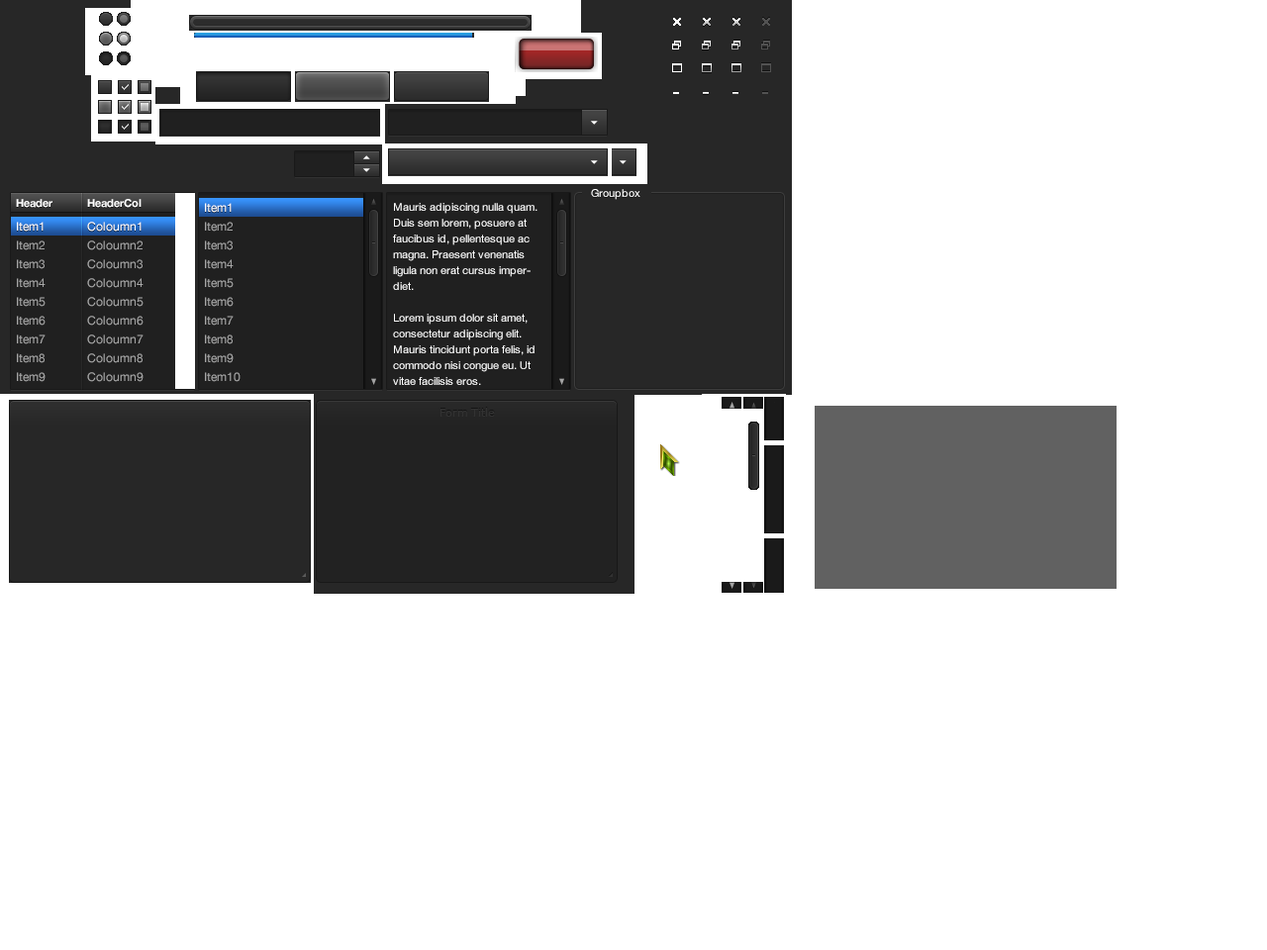
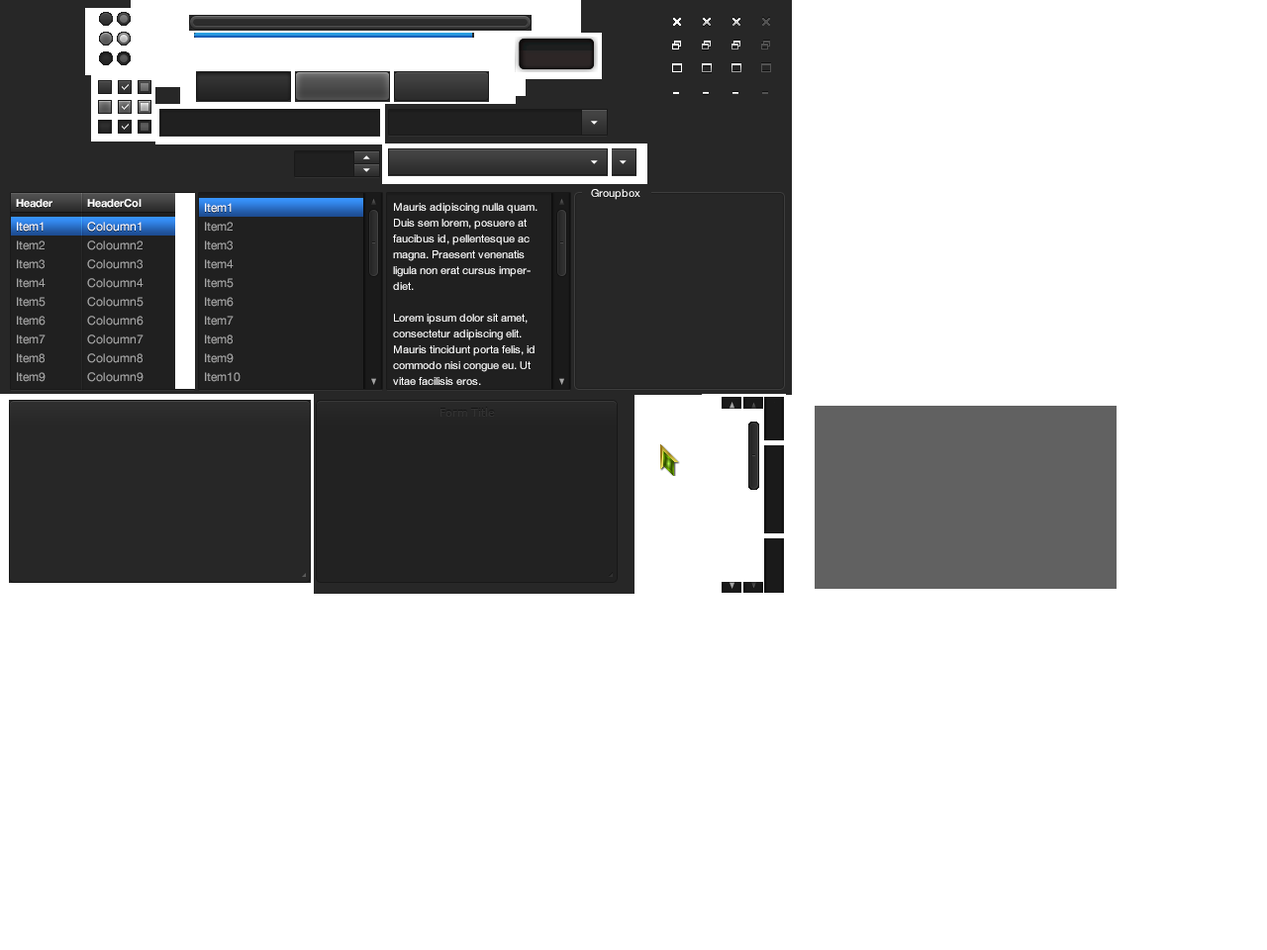
Layered file, before and after one edit (1267 × 950). Changes by layer:
painted on "titlebar" over 518, 38, 594, 70
